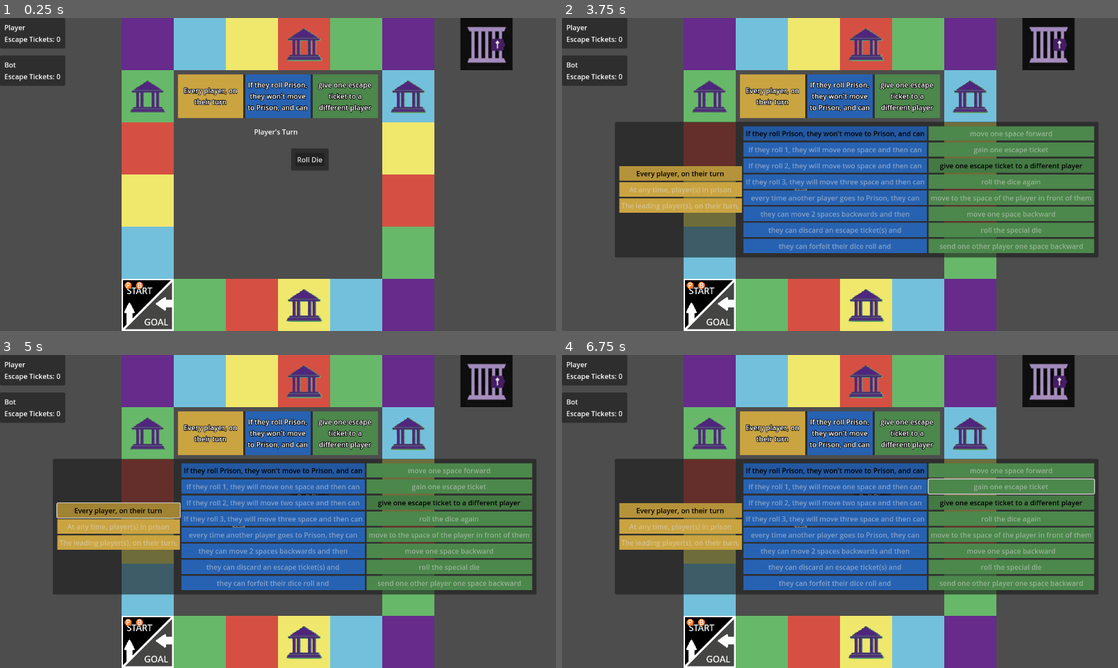
Above: before the commit, frames 1-4 (two rows, left to right).
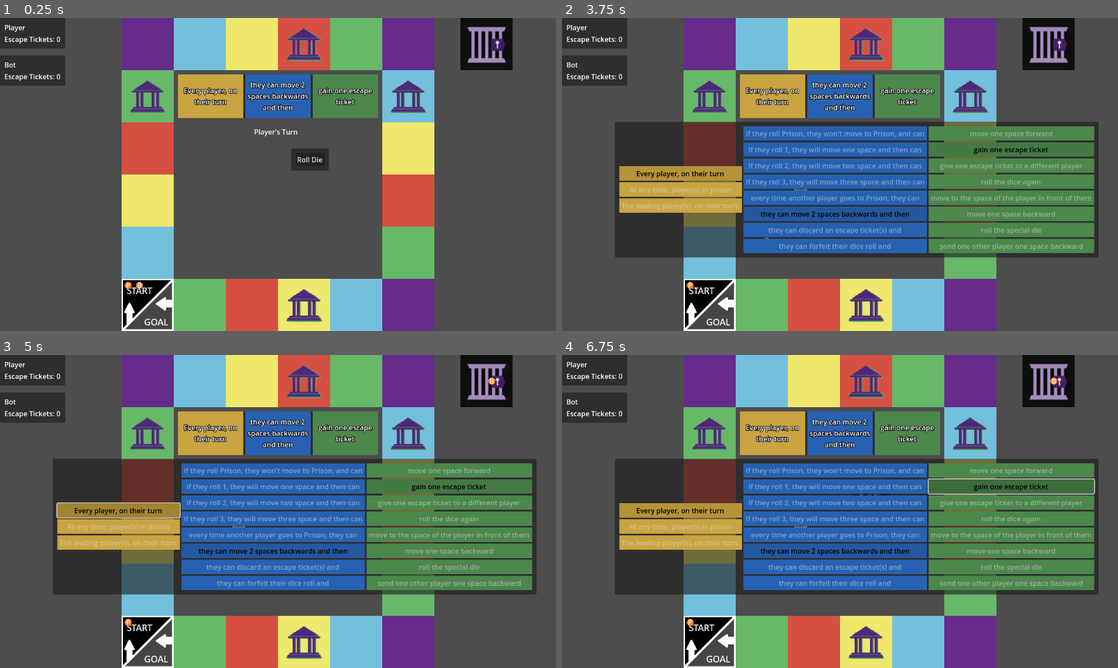
Above: after the commit, the same moments.

Repository: tjfeldman/RulesRace
Game: Godot game, scene res://rules_race_board.tscn
Two runs of this game, one before a commit and one after it. Both use one fixed random seed, a clock stepped at 60 frames per second and the inputs below.
Inputs (mouse positions are in pixels of both pictures, inside the frame that each line leads up to):
- Up to frame 1 (0.25 s): no input
- Up to frame 2 (3.75 s): click "Roll Die" at 0.5 s; tap Enter at 1.25, 3.5 s; move the mouse to (962, 158) at 1.27 s; click (962, 158) at 1.42 s; click "End Turn" at 2 s; tap Space at 2.75 s; move the mouse to (728, 190) at 2.77 s; click (728, 190) at 2.92 s; move the mouse to (895, 105) at 3.52 s; click (895, 105) at 3.67 s
- Up to frame 3 (5 s): click "Every player, on their turn" at 4.25 s
- Up to frame 4 (6.75 s): click (834, 470) at 5 s, where only the run before the commit has a clickable "If they roll Prison, they won…"; click (1012, 502) at 5.75 s, where only the run before the commit has a clickable "give one escape ticket to a d…"; click (1012, 486) at 6.5 s, where only the run after the commit has a clickable "gain one escape ticket"

The runs differ from the first frame. In frame 1, 1.1% of the frame differs, in the area x 44-67%, y 20-31%; in frame 2, 2.1%; in frame 3, 2.1%; in frame 4, 3.3%, in the area x 24-96%, y 7-87%.

Commit message:
When a group rule is set, create a GroupAction and give it to the ActionUI. The ActionUI now checks if the GroupAction can be used and allows the player to press the GroupAction button when valid. When Group Rule button is pressed, pay the cost and trigger the effect. Move check to verify if player can use an effect of the rule to GroupRuleSelector as a static function that can be called by ActionGroup. Fixed minor bug where I was checking if the effect was a "can" rule instead of the trigger.
Signed-off-by: Tyler Feldman <tyler.feldman148@gmail.com>

Diff:
--- a/scenes/actionUI.tscn
+++ b/scenes/actionUI.tscn
@@ -45,4 +45,5 @@
 [connection signal="pressed" from="PanelContainer/MarginContainer/VBoxContainer/Escape" to="." method="_on_escape_pressed"]
 [connection signal="pressed" from="PanelContainer/MarginContainer/VBoxContainer/Dice" to="." method="_on_dice_pressed"]
 [connection signal="pressed" from="PanelContainer/MarginContainer/VBoxContainer/Special" to="." method="_on_special_pressed"]
+[connection signal="pressed" from="PanelContainer/MarginContainer/VBoxContainer/Group" to="." method="_on_group_pressed"]
 [connection signal="pressed" from="PanelContainer/MarginContainer/VBoxContainer/End" to="." method="_on_end_pressed"]
--- a/scripts/ActionManager.gd
+++ b/scripts/ActionManager.gd
@@ -21,6 +21,7 @@
 static func getCurrentTurnState(): return _currentTurnState;
 
 var _currentDieToRoll = Dice.Type.NONE;
+var _currentGroupAction: GroupAction = GroupAction.new();
 
 #TODO: Maybe change to Static Class
 
@@ -29,6 +30,7 @@
 	Events.start_turn.connect(_next_turn);
 	Events.player_moved.connect(_player_moved);
 	Events.gain_die_roll.connect(_gain_die);
+	Events.update_group_action.connect(_update_group_action);
 
 func _next_turn():
 	if _currentTurnState != TurnState.OVER:
@@ -72,6 +74,12 @@
 	_disable_all_actions();
 	_currentTurnState = TurnState.ROLLING;
 	Events.emit_signal("roll_die_action", true);
+
+func _on_group_pressed() -> void:
+	#grab the current scene to send with the perform action
+	var currentScene = get_tree().current_scene;
+	_currentGroupAction.performAction(currentScene, PlayerManager.getCurrentTurnPlayer());
+	_show_actions();#update the action display
 
 func _on_end_pressed() -> void:
 	self.visible = false;
@@ -137,8 +145,12 @@
 	escape.visible = _player_can_escape_jail();
 	dice.visible = _currentDieToRoll == Dice.Type.NORMAL;
 	special.visible = _currentDieToRoll == Dice.Type.SPECIAL;
-	group.visible = false;
+	group.visible = _currentGroupAction.isValid() and _currentGroupAction.canPay(PlayerManager.getCurrentTurnPlayer());
 	end.visible = _currentDieToRoll == Dice.Type.NONE;
+
+func _update_group_action(groupAction: GroupAction):
+	_currentGroupAction = groupAction;
+	group.text = "Group Rule %s" % groupAction.getCostString();
 
 func playerFinished():
 	self.visible = false;
--- a/scripts/Events.gd
+++ b/scripts/Events.gd
@@ -23,3 +23,7 @@
 #Move Events
 signal player_moved(escapedFromPrison: bool);
 signal player_reached_goal(player: Player);
+
+#Group Rule Events
+signal perform_rule_effect(scene: Node2D, player: Player);
+signal update_group_action(action: GroupAction);
--- /dev/null
+++ b/scripts/GroupAction.gd
@@ -0,0 +1,49 @@
+extends Node
+class_name GroupAction
+
+enum CostType {
+	NONE,
+	MOVE_BACK
+}
+
+var action_cost_type: CostType;
+var action_cost_value: int;
+var action_effect: GroupRules.Effect;
+
+func _init(trigger_rule: GroupRules.Trigger = GroupRules.Trigger.NONE, effect: GroupRules.Effect = GroupRules.Effect.NONE):
+	match trigger_rule:
+		GroupRules.Trigger.MOVE_BACK_TWO:
+			action_cost_type = CostType.MOVE_BACK;
+			action_cost_value = 2;
+		_:
+			action_cost_type = CostType.NONE;
+			action_cost_value = 0;
+	action_effect = effect;
+
+func isValid():
+	return action_cost_type != CostType.NONE;
+
+func canPay(player: Player):
+	var canBenefit = GroupRules.verify_player_can_use_rule(player, action_effect);
+	if canBenefit:
+		match action_cost_type:
+			CostType.MOVE_BACK:
+				return !player.isInJail() and player.getBoardPosition() >= action_cost_value;
+			_:
+				return true;
+	else:
+		return false;
+
+func getCostString():
+	match action_cost_type:
+		CostType.MOVE_BACK:
+			return "(-%d Spaces)" % action_cost_value;
+		_:
+			return "(Cost)"
+
+func performAction(scene: Node2D, player: Player):
+	#pay the cost, then perform effect
+	match action_cost_type:
+		CostType.MOVE_BACK:
+			player.movePlayerXSpaces(-1*action_cost_value);
+	Events.emit_signal("perform_rule_effect", scene, player);
--- a/scripts/GroupRuleManager.gd
+++ b/scripts/GroupRuleManager.gd
@@ -29,6 +29,7 @@
 func _ready() -> void:
 	group_rule_selector.visible = false;
 	group_rule_selector.rules_updated.connect(_on_rules_updated);
+	Events.perform_rule_effect.connect(_useEffect);
 
 func _on_background_gui_input(event: InputEvent) -> void:
 	if event.is_action_pressed("ui_click"):
@@ -43,28 +44,13 @@
 	triggerRule = triggerRuleBtn.type;
 	effectRule = effectRuleBtn.type;
 
-func _can_benefit_from_effect(affectedPlayer: Player):
-	#if player has made it to the goal, they cannot benefit from the effect
-	if affectedPlayer.hasFinished(): return false;
-
-	match effectRule:
-		GroupRules.Effect.MOVE_ONE:
-			return !affectedPlayer.isInJail();
-		GroupRules.Effect.MOVE_TO_PLAYER_AHEAD:
-			return !affectedPlayer.isInJail() and PlayerManager.getPlayerAhead(affectedPlayer);
-		GroupRules.Effect.MOVE_BACK:
-			return affectedPlayer.getBoardPosition() > 0;
-		GroupRules.Effect.SEND_PLAYER_BACK_ONE:
-			#we can't move players who are at the start or are currently in jail
-			return PlayerManager.getListOfAllOtherPlayers(affectedPlayer).filter(func(p): return p.getBoardPosition() > 0 and not p.isInJail());
-		GroupRules.Effect.TRANSFER_TICKET:
-			return affectedPlayer.hasEscapeTicket();
-		_:
-			return true;
+	#after we update the display, we must know create a group action object to emit back
+	var groupAction = GroupAction.new(triggerRule, effectRule);
+	Events.emit_signal("update_group_action", groupAction);
 
 func _trigger_effect(scene: Node2D, affectedPlayer: Player):
 	#if the rule can be used, asked the player if they want to use it
-	if effectRule in canRules and not affectedPlayer.isBot():
+	if triggerRule in canRules and not affectedPlayer.isBot():
 		#exit if they decline
 		if not await _promptForEffect(scene): return;
 	match effectRule:
@@ -108,25 +94,25 @@
 	match [triggerRule, roll]:
 		[GroupRules.Trigger.ROLL_PRISON, "Jail"]:
 			#DO NOT GO TO JAIL AND CAN USE EFFECT
-			if _can_benefit_from_effect(player):
+			if GroupRules.verify_player_can_use_rule(player, effectRule):
 				await _useEffect(scene, player);
 			return true;
 		[GroupRules.Trigger.ROLL_ONE, 1]:
 			#MOVE PLAYER FORWARD 1 AND CAN USE EFFECT
 			await player.movePlayerXSpaces(1);
-			if _can_benefit_from_effect(player):
+			if GroupRules.verify_player_can_use_rule(player, effectRule):
 				await _useEffect(scene, player);
 			return true;
 		[GroupRules.Trigger.ROLL_TWO, 2]:
 			#MOVE PLAYER FORWARD 2 AND CAN USE EFFECT
 			await player.movePlayerXSpaces(2);
-			if _can_benefit_from_effect(player):
+			if GroupRules.verify_player_can_use_rule(player, effectRule):
 				await _useEffect(scene, player);
 			return true;
 		[GroupRules.Trigger.ROLL_THREE, 3]:
 			#MOVE PLAYER FORWARD 3 AND CAN USE EFFECT
 			await player.movePlayerXSpaces(3);
-			if _can_benefit_from_effect(player):
+			if GroupRules.verify_player_can_use_rule(player, effectRule):
 				await _useEffect(scene, player);
 			return true;
 		_:
--- a/scripts/GroupRuleSelector.gd
+++ b/scripts/GroupRuleSelector.gd
@@ -46,11 +46,30 @@
 func _ready() -> void:
 	call_deferred("random_rule");
 
+static func verify_player_can_use_rule(affectedPlayer: Player, effectRule: Effect):
+	#if player has made it to the goal, they cannot benefit from the effect
+	if affectedPlayer.hasFinished(): return false;
+
+	match effectRule:
+		GroupRules.Effect.MOVE_ONE:
+			return !affectedPlayer.isInJail();
+		GroupRules.Effect.MOVE_TO_PLAYER_AHEAD:
+			return !affectedPlayer.isInJail() and PlayerManager.getPlayerAhead(affectedPlayer);
+		GroupRules.Effect.MOVE_BACK:
+			return affectedPlayer.getBoardPosition() > 0;
+		GroupRules.Effect.SEND_PLAYER_BACK_ONE:
+			#we can't move players who are at the start, are currently in jail, or has finished the race
+			return PlayerManager.getListOfAllOtherPlayers(affectedPlayer).filter(func(p): return p.getBoardPosition() > 0 and not p.isInJail() and not p.hasFinished());
+		GroupRules.Effect.TRANSFER_TICKET:
+			return affectedPlayer.hasEscapeTicket();
+		_:
+			return true;
+
 func random_rule():
 	#select random group rules
 	selectedWhenRule = whenGroupButtons[0];
-	selectedTriggerRule = triggerGroupButtons[0];
-	selectedEffectRule = effectGroupButtons[2];
+	selectedTriggerRule = triggerGroupButtons[5];
+	selectedEffectRule = effectGroupButtons[1];
 
 	#toggle selected
 	selectedWhenRule.button_pressed = true;
Not shown, added: scripts/GroupAction.gd.uid
Not shown, changed: README.md
